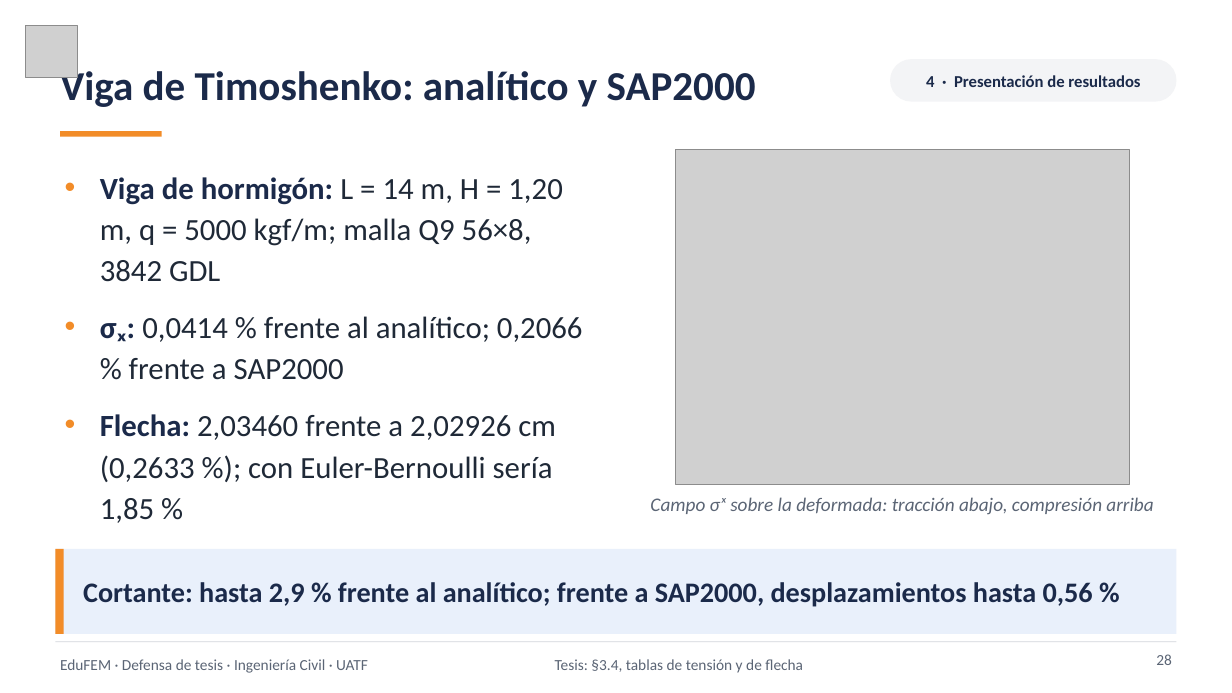
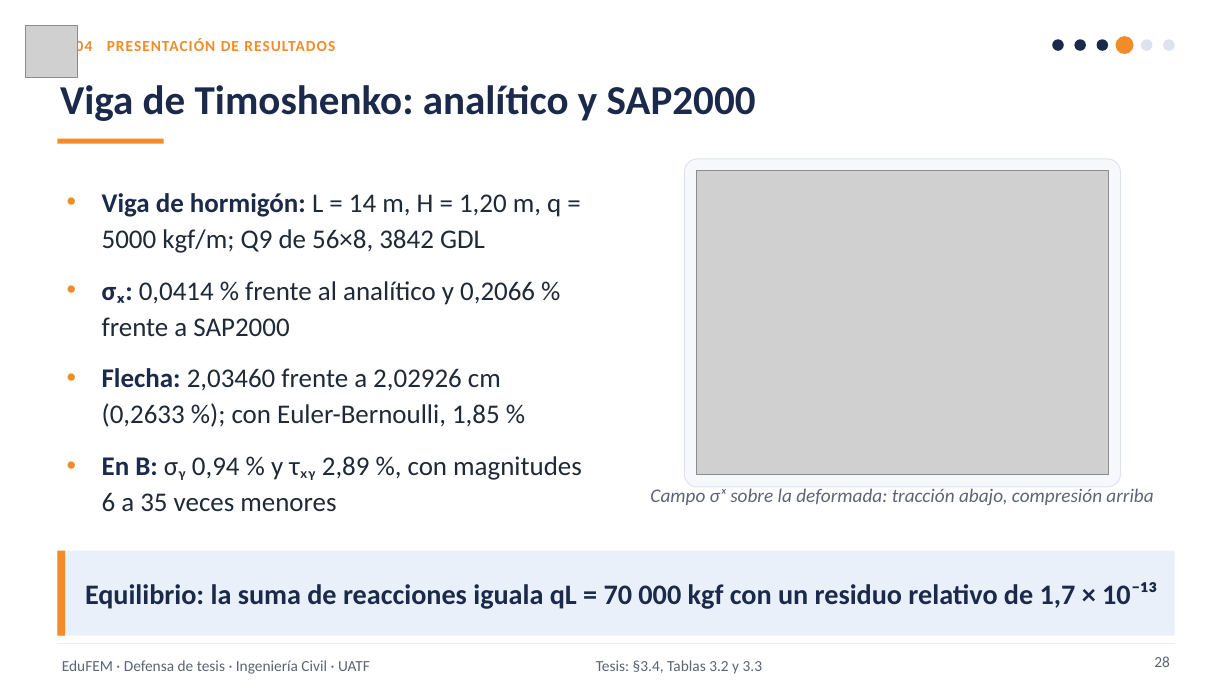
Before and after one commit to Sucullani/SoftwareED, a slide deck: slide 28 of tesis/presentacion/video/Defensa_EduFEM_narrada.pptx. Drawn at 1232x693 pixels with LibreOffice and Linux fonts; fonts in the diff are those of the drawing; grey boxes stand for pictures. Boxes give left, top, right and bottom in pixels: in the first picture for what was removed or moved away, otherwise in the second. Text is boxed around its words. In the diff, an @@ line names an element or a change of style, - is before the commit and + after.

```diff
--- a/tesis/presentacion/video/Defensa_EduFEM_narrada.pptx
+++ b/tesis/presentacion/video/Defensa_EduFEM_narrada.pptx
@@ text "Viga de Timoshenko: analítico y ..." rewrapped from (x1=60, y1=66, x2=756, y2=107) to (x1=60, y1=85, x2=756, y2=121) @@
@@ text added at (x1=76, y1=38, x2=335, y2=56), 12 pt, text #F28C28, bold @@
+04 PRESENTACIÓN DE RESULTADOS
@@ rounded rectangle removed at (x1=890, y1=59, x2=1177, y2=102) @@
-4 · Presentación de resultados
@@ ellipse added at (x1=1053, y1=39, x2=1064, y2=50), fill #1B2A4A @@
@@ ellipse added at (x1=1075, y1=39, x2=1086, y2=50), fill #1B2A4A @@
@@ ellipse added at (x1=1097, y1=39, x2=1108, y2=50), fill #1B2A4A @@
@@ ellipse added at (x1=1116, y1=36, x2=1134, y2=55), fill #F28C28 @@
@@ ellipse added at (x1=1141, y1=39, x2=1153, y2=50), fill #DCE3EE @@
@@ ellipse added at (x1=1164, y1=39, x2=1175, y2=50), fill #DCE3EE @@
@@ rectangle resized from (x1=60, y1=131, x2=162, y2=137) to (x1=57, y1=139, x2=164, y2=144) @@
@@ rounded rectangle added at (x1=685, y1=159, x2=1121, y2=487), fill #F6F8FC, outline #DCE3EE 0.75 pt @@
@@ picture resized from (x1=676, y1=150, x2=1129, y2=484) to (x1=697, y1=171, x2=1109, y2=475) @@
@@ text at (x1=102, y1=193, x2=582, y2=512): text changed; size 24 to 21 pt @@
-• Viga de hormigón: L = 14 m, H = 1,20 m, q = 5000 kgf/m; malla Q9 56×8, 3842 GDL
-• σₓ: 0,0414 % frente al analítico; 0,2066 % frente a SAP2000
-• Flecha: 2,03460 frente a 2,02926 cm (0,2633 %); con Euler-Bernoulli sería 1,85 %
+• Viga de hormigón: L = 14 m, H = 1,20 m, q = 5000 kgf/m; Q9 de 56×8, 3842 GDL
+• σₓ: 0,0414 % frente al analítico y 0,2066 % frente a SAP2000
+• Flecha: 2,03460 frente a 2,02926 cm (0,2633 %); con Euler-Bernoulli, 1,85 %
+• En B: σᵧ 0,94 % y τₓᵧ 2,89 %, con magnitudes 6 a 35 veces menores
@@ text "Campo σₓ sobre la deformada: ..." moved from (x1=650, y1=497, x2=1153, y2=514) to (x1=650, y1=488, x2=1153, y2=505) @@
@@ rectangle at (x1=57, y1=551, x2=1175, y2=636): fill #E9F0FB to #EAF0FA @@
@@ text at (x1=85, y1=582, x2=1157, y2=609): text changed @@
-Cortante: hasta 2,9 % frente al analítico; frente a SAP2000, desplazamientos hasta 0,56 %
+Equilibrio: la suma de reacciones iguala qL = 70 000 kgf con un residuo relativo de 1,7 × 10⁻¹³
@@ rectangle at (x1=57, y1=643, x2=1175, y2=644): fill #D1D5DB to #DCE3EE @@
@@ text at (x1=596, y1=660, x2=762, y2=674): text changed @@
-Tesis: §3.4, tablas de tensión y de flecha
+Tesis: §3.4, Tablas 3.2 y 3.3
```
Also in this commit, not shown: 37 other slides changed, 1 slide added, 10 other files.
